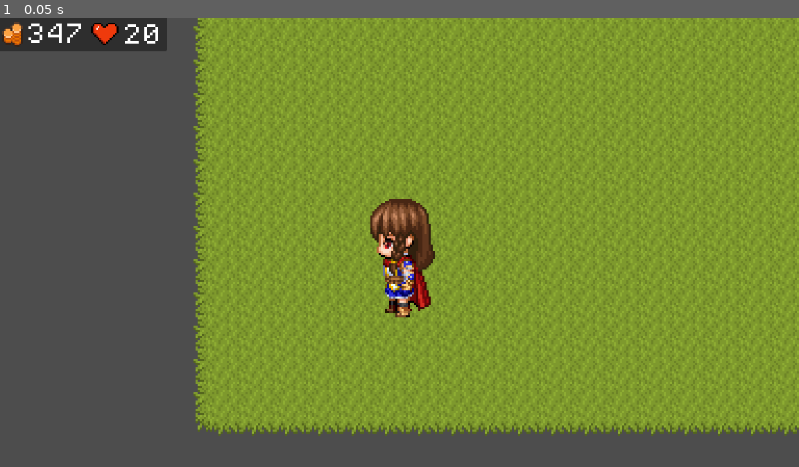
Above: before the commit, frame 1.
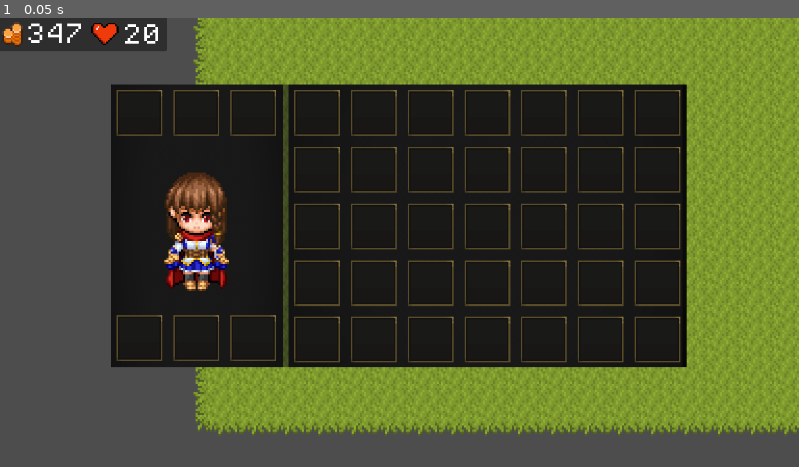
Above: after the commit, the same moment.

Repository: SamuelKane2/Sword-and-Sorcery-A-New-Dawn
Game: Godot game, scene res://scenes/game.tscn
Two runs of this game, one before a commit and one after it. Both use one fixed random seed, a clock stepped at 60 frames per second and the inputs below.
Inputs:
- Up to frame 1 (0.05 s): no input

The runs differ from the first frame. In frame 1, 45% of the frame differs, in the area x 13-86%, y 14-78%.
Error before the commit: Invalid access to property or key 'item' on a base object of type 'Button (inventory_cell.gd)'. (res://scripts/Inventory/inventory.gd:20)
Error after the commit: Parse Error: Cannot find property "itemStack" on base "Array[Node]". (res://scripts/Inventory/inventory.gd:22)

Commit message:
Trying to make moving items around in the inventory

Diff:
--- a/scripts/Inventory/inventory.gd
+++ b/scripts/Inventory/inventory.gd
@@ -19,10 +19,13 @@
 
 		if !inventorySlot.item: continue
 
-		#var itemStack = main_inventory.get_children().itemStack
-		#if !itemStack:
-		#	itemStack = ItemStackClass.instantiate()
-		#	main_inventory.get_children()[i].inster(itemStack)
+		var itemStack = main_inventory.get_children().itemStack
+		if !itemStack:
+			itemStack = ItemStackClass.instantiate()
+			main_inventory.get_children()[i].inster(itemStack)
+
+			itemStack.inventorySlot = inventorySlot
+			itemStack.update()
 
 func _input(event):
 	if event.is_action_pressed("toggle_inventory"):
